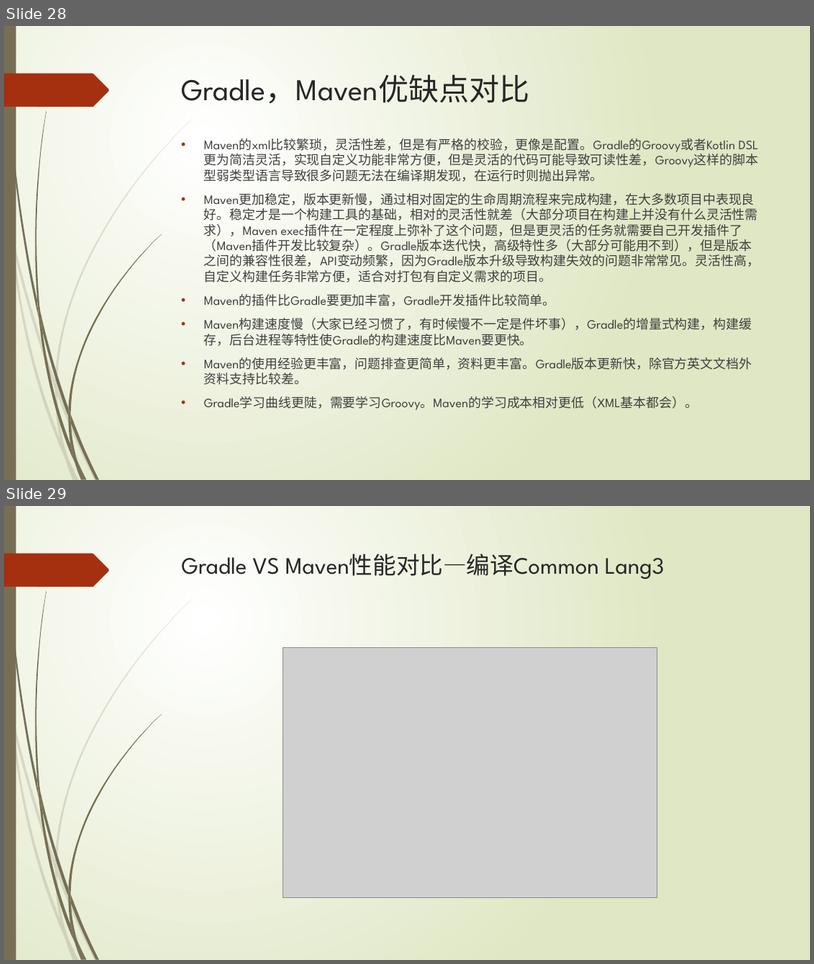
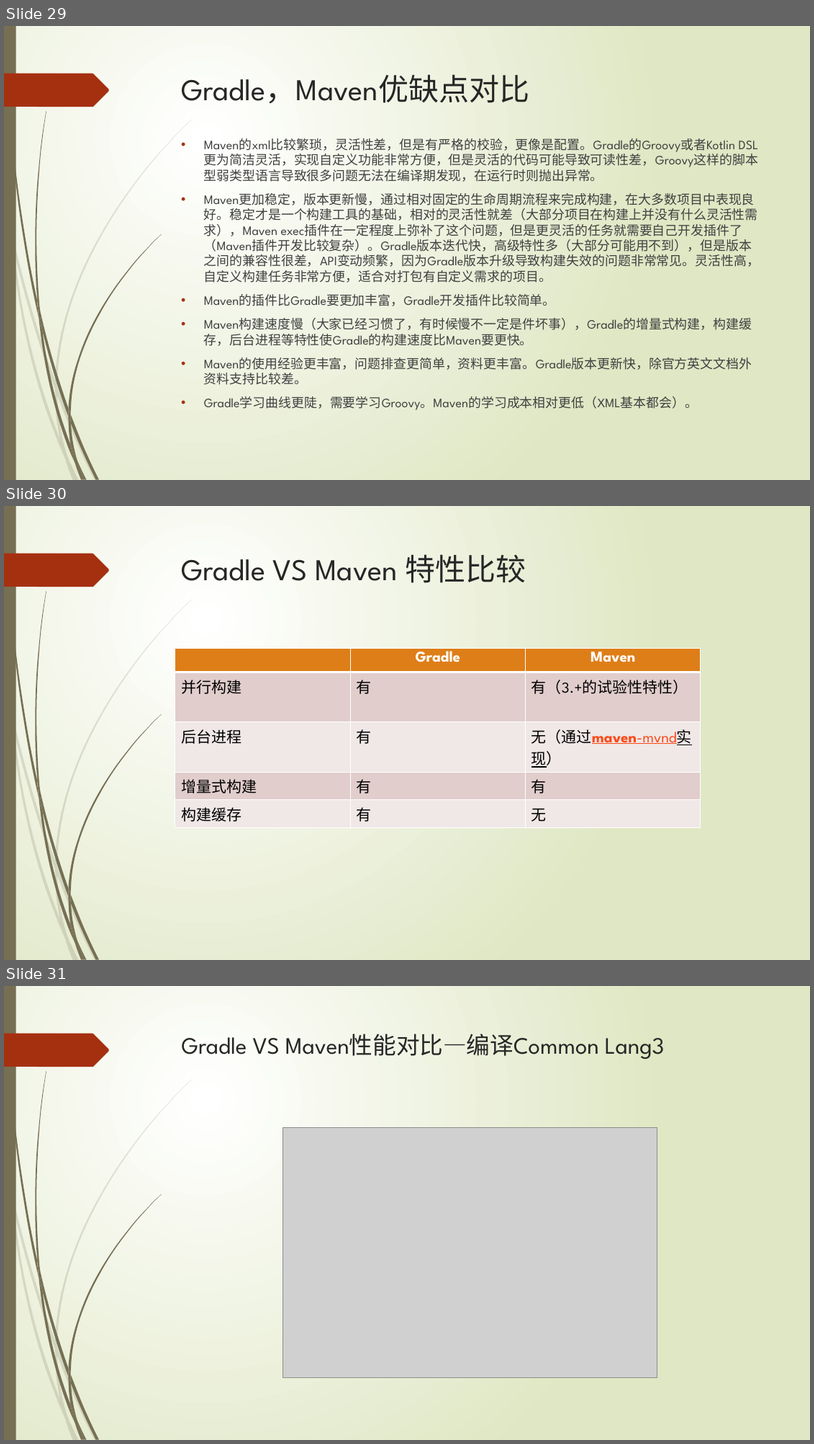
Before and after one commit to xljnc/gradle-springboot-plugin, a slide deck: doc/Gradle浅析.pptx. Shown one above the other, each under a label of ours: slides 28 and 29 before the commit, slides 29, 30 and 31 after it. The pictures are 814x964 and 814x1444 pixels, drawn with LibreOffice and Linux fonts; fonts in the diff are those of the drawing; grey boxes stand for pictures. Boxes give left, top, right and bottom in pixels: in the first picture for what was removed or moved away, otherwise in the second. Text is boxed around its words. In the diff, an @@ line names an element or a change of style, - is before the commit and + after.

```diff
--- a/doc/Gradle浅析.pptx
+++ b/doc/Gradle浅析.pptx
@@ slide 30 added at [4,506,810,960], background gradient #FFFFFF to #DFE8C4; not listed: 24 template elements that a slide beside it also shows @@
@@ title added at [182,554,526,583], 36 pt, text #262626 @@
+Gradle VS Maven 特性比较
@@ table added at [175,648,702,824], 5 rows, 3 columns @@
+ | Gradle | Maven
+并行构建 | 有 | 有（3.+的试验性特性）
+后台进程 | 有 | 无（通过maven-mvnd实现）
+增量式构建 | 有 | 有
+构建缓存 | 有 | 无
@@ what was slide 28 is now slide 29 @@
@@ what was slide 29 is now slide 31 @@
```
Also in this commit, not shown: 1 slide changed, 1 other slide added.
